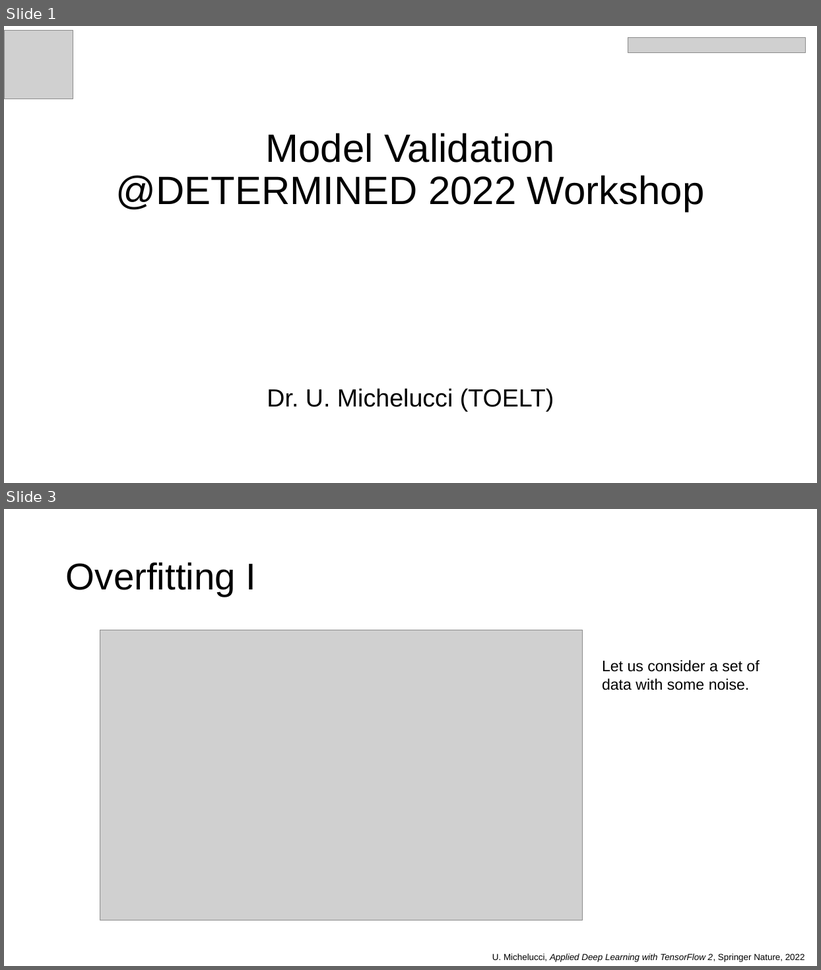
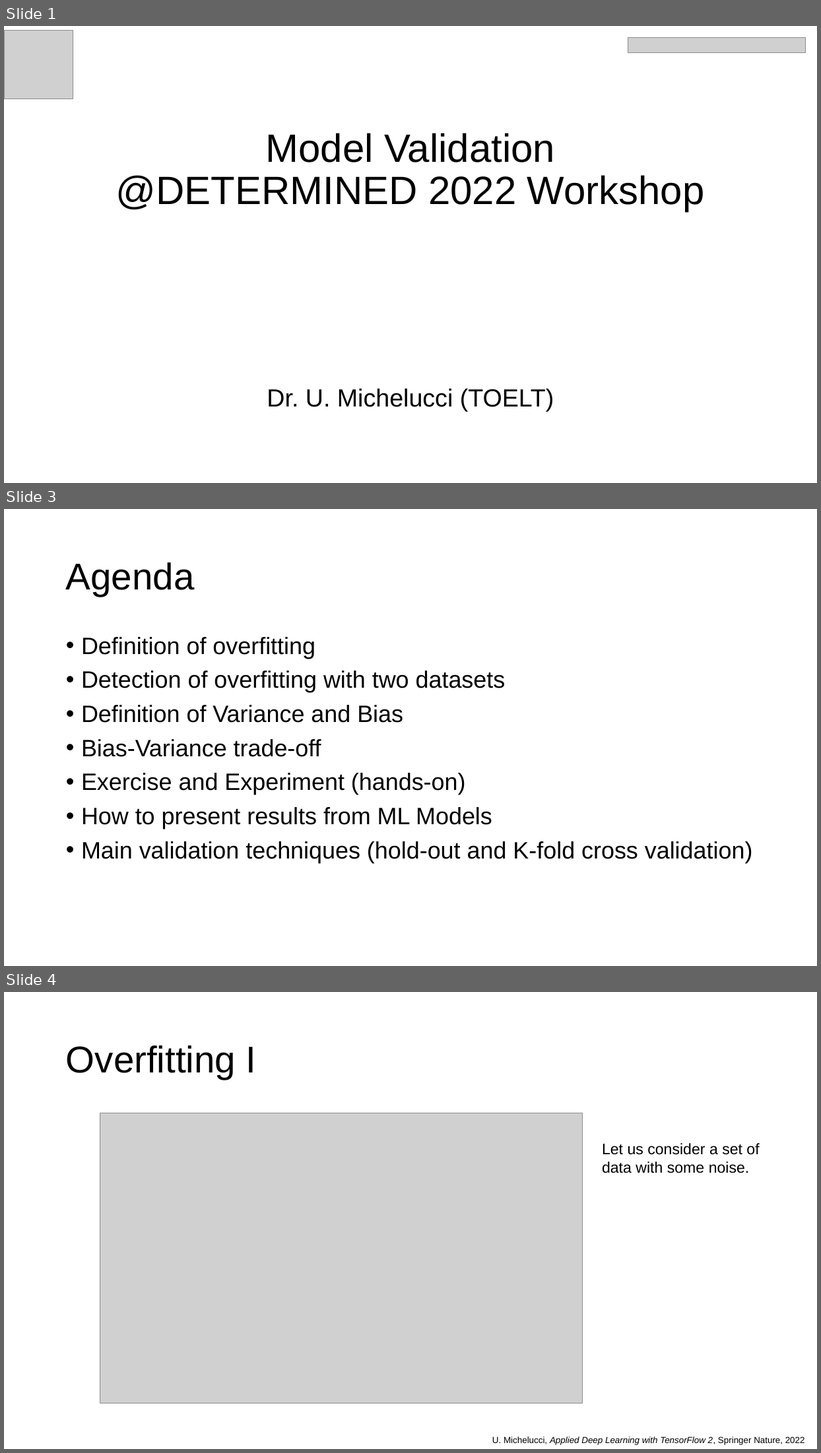
Before and after one commit to toelt-llc/MSCA-ITN-PARENT, a slide deck: DETERMINED2022/Introduction to model validation and unbalanced datasets/DETERMINED2022-toelt-Model_Validation_lecture_michelucci.pptx. Shown one above the other, each under a label of ours: slides 1 and 3 before the commit, slides 1, 3 and 4 after it; the slides between them are not shown. The pictures are 821x970 and 821x1453 pixels, drawn with LibreOffice and Linux fonts; fonts in the diff are those of the drawing; grey boxes stand for pictures; background and template pictures are left out. Boxes give left, top, right and bottom in pixels: in the first picture for what was removed or moved away, otherwise in the second. Text is boxed around its words. In the diff, an @@ line names an element or a change of style, - is before the commit and + after.

```diff
--- a/DETERMINED2022/Introduction to model validation and unbalanced datasets/DETERMINED2022-toelt-Model_Validation_lecture_michelucci.pptx
+++ b/DETERMINED2022/Introduction to model validation and unbalanced datasets/DETERMINED2022-toelt-Model_Validation_lecture_michelucci.pptx
@@ slide 3 added at (x1=4, y1=509, x2=817, y2=966), background #FFFFFF @@
@@ title added at (x1=66, y1=562, x2=195, y2=596), 44 pt, text #000000 @@
+Agenda
@@ text added at (x1=81, y1=637, x2=753, y2=863), 28 pt, text #000000 @@
+• Definition of overfitting
+• Detection of overfitting with two datasets
+• Definition of Variance and Bias
+• Bias-Variance trade-off
+• Exercise and Experiment (hands-on)
+• How to present results from ML Models
+• Main validation techniques (hold-out and K-fold cross validation)
@@ what was slide 3 is now slide 4 @@
```
Also in this commit, not shown: 7 slides changed, 6 other slides added, 2 slides removed, 2 other files.
